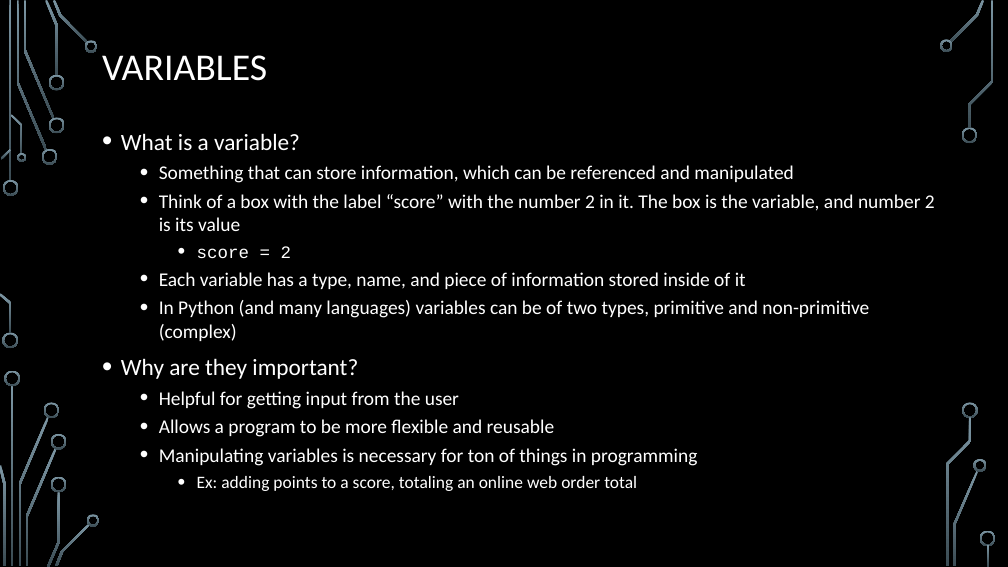
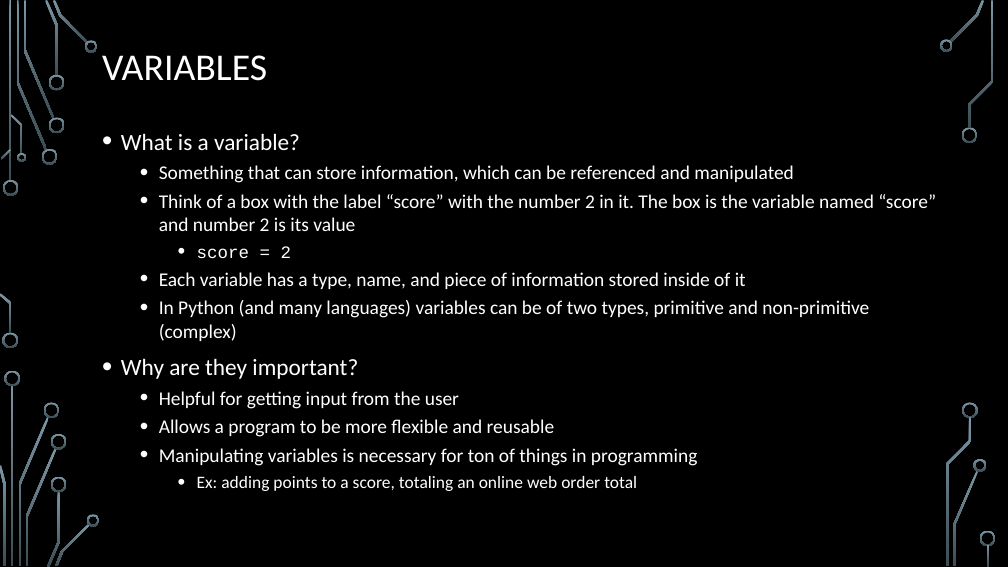
Before and after one commit to william-estes/youtube, a slide deck: slide 12 of lecture_1/Lecture_1.pptx (slide 11 before the commit). Drawn at 1008x567 pixels with LibreOffice and Linux fonts; fonts in the diff are those of the drawing; background and template pictures are left out. Boxes give left, top, right and bottom in pixels: in the first picture for what was removed or moved away, otherwise in the second. Text is boxed around its words. In the diff, an @@ line names an element or a change of style, - is before the commit and + after.

```diff
--- a/lecture_1/Lecture_1.pptx
+++ b/lecture_1/Lecture_1.pptx
@@ text at (159, 194, 936, 231): text changed @@
-  • Think of a box with the label “score” with the number 2 in it. The box is the variable, and number 2 is its value
+  • Think of a box with the label “score” with the number 2 in it. The box is the variable named “score” and number 2 is its value
```
Also in this commit, not shown: 6 other slides changed, 3 slides added, 1 other file.
